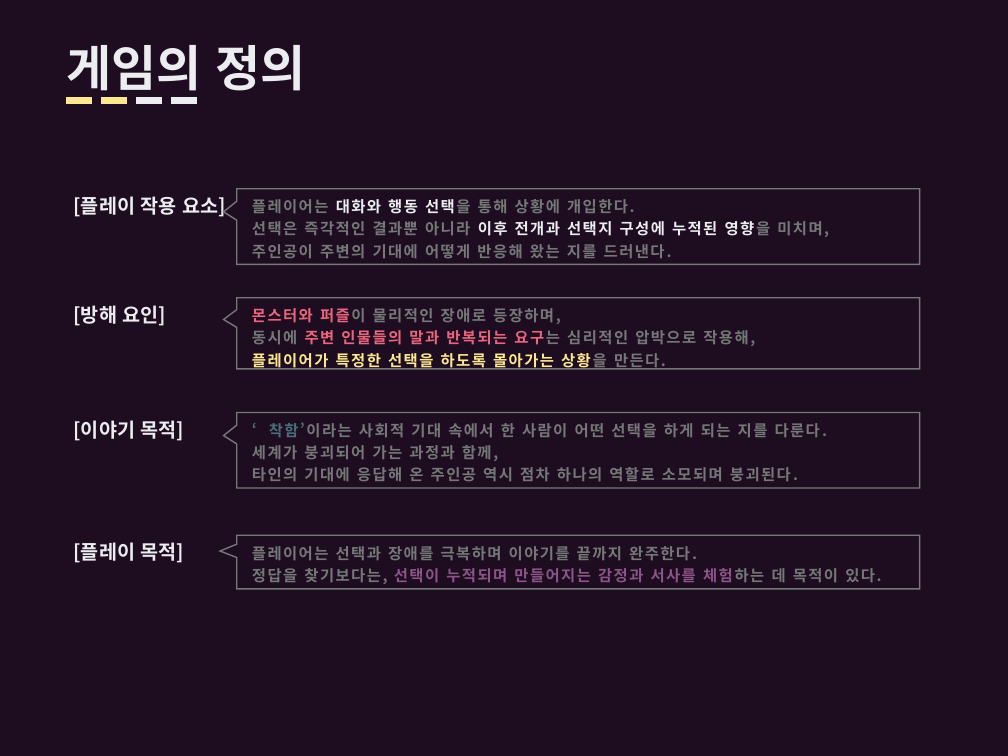
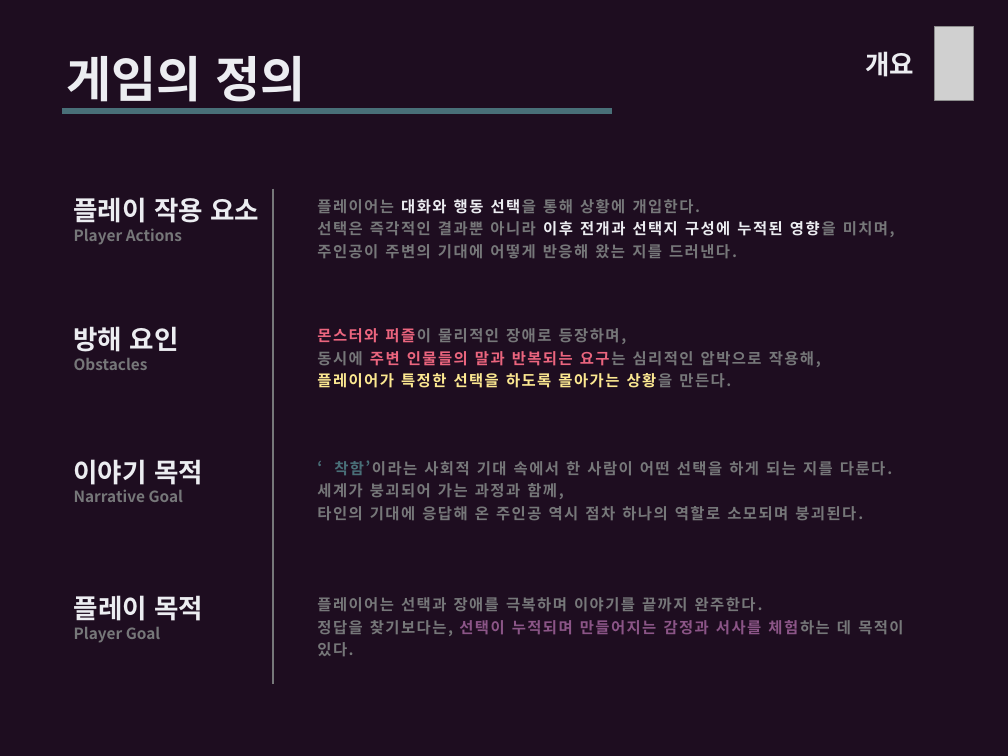
Before and after one commit to ysooj/Gihoek, a slide deck: slide 4 of reference_copying.pptx. Drawn at 1008x756 pixels with LibreOffice and Linux fonts; fonts in the diff are those of the drawing; grey boxes stand for pictures. Boxes give left, top, right and bottom in pixels: in the first picture for what was removed or moved away, otherwise in the second. Text is boxed around its words. In the diff, an @@ line names an element or a change of style, - is before the commit and + after.

```diff
--- a/reference_copying.pptx
+++ b/reference_copying.pptx
@@ picture added at (x1=934, y1=26, x2=974, y2=101) @@
@@ text "게임의 정의" moved from (x1=66, y1=45, x2=305, y2=99) to (x1=66, y1=56, x2=305, y2=109) @@
@@ text added at (x1=866, y1=51, x2=915, y2=77), 19 pt, text #ECEDF1, bold @@
+개요
@@ math minus removed at (x1=61, y1=85, x2=97, y2=116) @@
@@ math minus removed at (x1=97, y1=85, x2=132, y2=116) @@
@@ math minus removed at (x1=132, y1=85, x2=167, y2=116) @@
@@ math minus removed at (x1=166, y1=85, x2=202, y2=116) @@
@@ line added from (61, 111) to (612, 111), #496F78 4 pt @@
@@ text at (x1=74, y1=197, x2=260, y2=245): text changed; size 14 to 11 pt; text colour #ECEDF1 to #767779 @@
-[플레이 작용 요소]
+플레이 작용 요소
+Player Actions
@@ speech box removed at (x1=237, y1=188, x2=919, y2=264) @@
@@ line added from (273, 188) to (273, 684), #767779 2 pt @@
@@ text "플레이어는 대화와 행동 선택을 통해 ..." moved from (x1=252, y1=199, x2=829, y2=258) to (x1=317, y1=199, x2=895, y2=258) @@
@@ speech box removed at (x1=237, y1=297, x2=919, y2=369) @@
@@ text at (x1=74, y1=326, x2=179, y2=370): text changed; size 14 to 11 pt; text colour #ECEDF1 to #767779 @@
-[방해 요인]
+방해 요인
+Obstacles
@@ text "몬스터와 퍼즐이 물리적인 장애로 등장하며," moved from (x1=252, y1=308, x2=748, y2=370) to (x1=317, y1=328, x2=814, y2=388) @@
@@ speech box removed at (x1=237, y1=412, x2=919, y2=488) @@
@@ text at (x1=74, y1=459, x2=203, y2=502): text changed; size 14 to 11 pt; text colour #ECEDF1 to #767779 @@
-[이야기 목적]
+이야기 목적
+Narrative Goal
@@ text "‘착함’이라는 사회적 기대 속에서 한 ..." moved from (x1=252, y1=422, x2=820, y2=481) to (x1=317, y1=460, x2=885, y2=520) @@
@@ speech box removed at (x1=237, y1=535, x2=919, y2=589) @@
@@ text at (x1=74, y1=595, x2=203, y2=643): text changed; size 14 to 11 pt; text colour #ECEDF1 to #767779 @@
-[플레이 목적]
+플레이 목적
+Player Goal
@@ text "플레이어는 선택과 장애를 극복하며 이야기를 ..." rewrapped from (x1=252, y1=546, x2=875, y2=582) to (x1=317, y1=597, x2=903, y2=634) @@
```
Also in this commit, not shown: 1 other slide changed, 22 other files.
